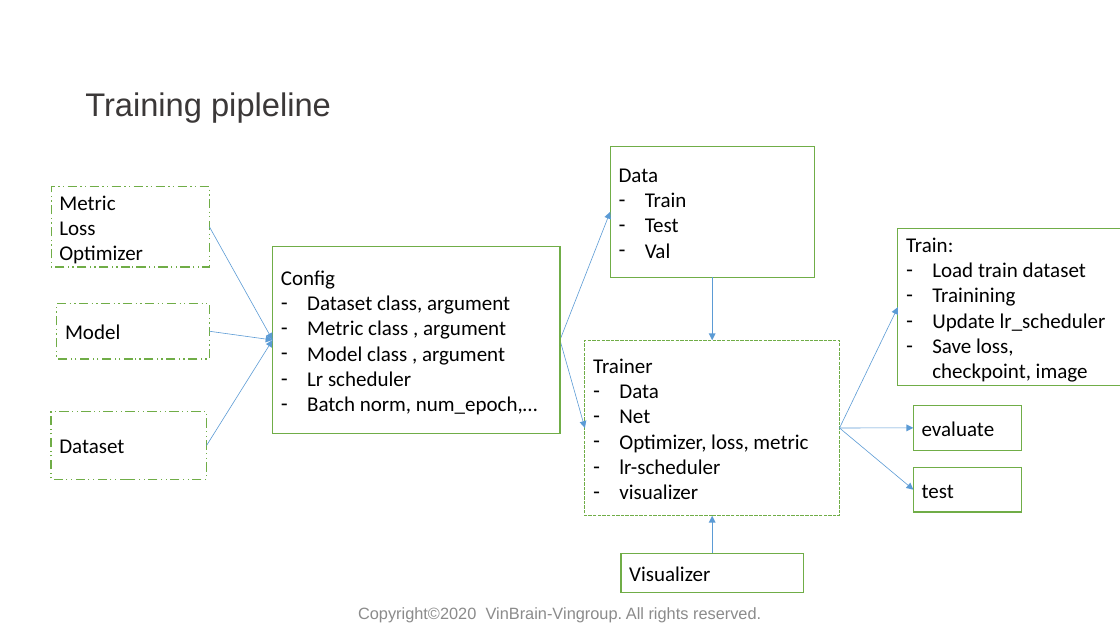
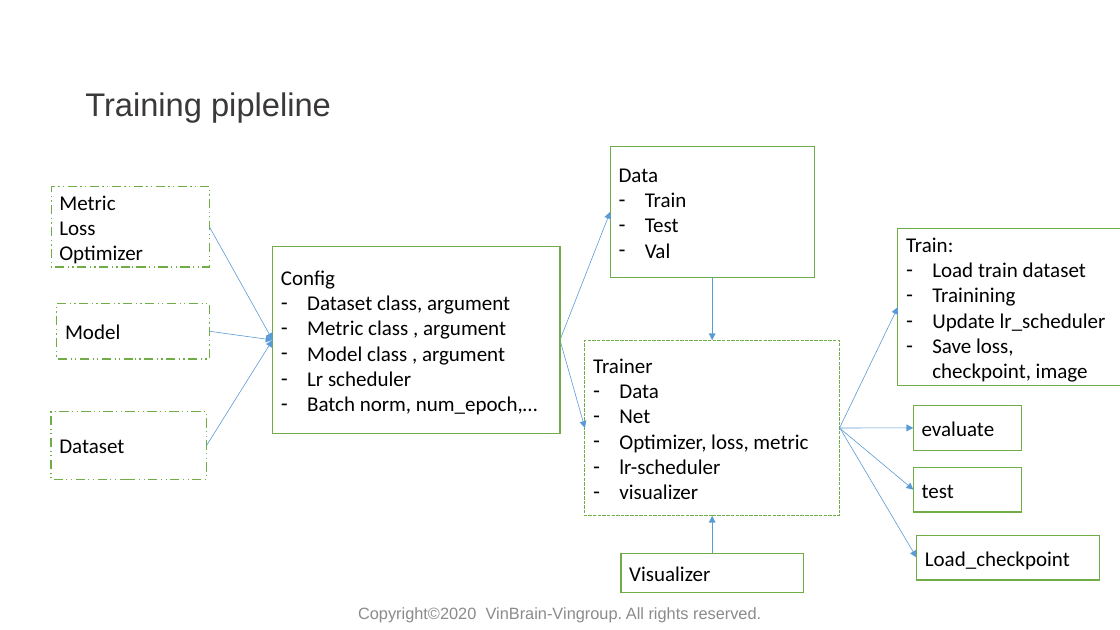
Before and after one commit to huyentls1114/vinbrain-internship, a slide deck: slide 3 of mid_term/mid_term_v1.pptx. Drawn at 1120x630 pixels with LibreOffice and Linux fonts; fonts in the diff are those of the drawing; background and template pictures are left out. Boxes give left, top, right and bottom in pixels: in the first picture for what was removed or moved away, otherwise in the second. Text is boxed around its words. In the diff, an @@ line names an element or a change of style, - is before the commit and + after.

```diff
--- a/mid_term/mid_term_v1.pptx
+++ b/mid_term/mid_term_v1.pptx
@@ arrow added from (841, 429) to (917, 558), #5B9BD5 0.5 pt @@
@@ rectangle added at bbox=[917, 535, 1099, 580], fill #FFFFFF, outline #70AD47 1 pt, 18 pt, text #000000 @@
+Load_checkpoint
```
Also in this commit, not shown: 2 other slides changed, 1 other file.
